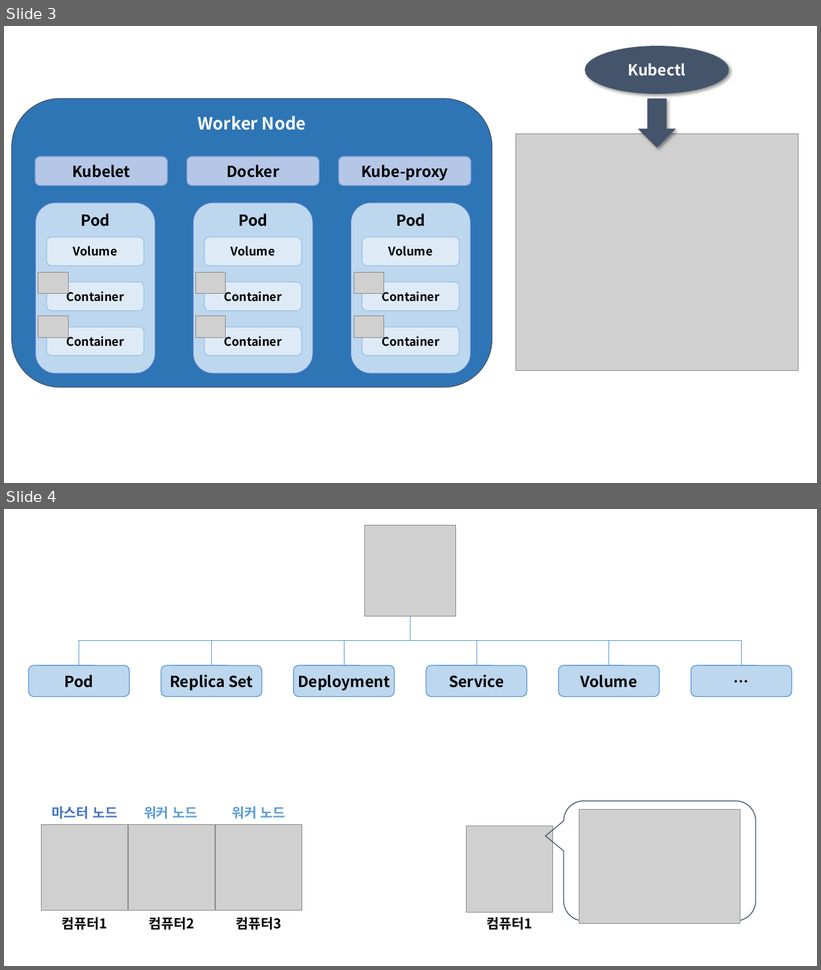
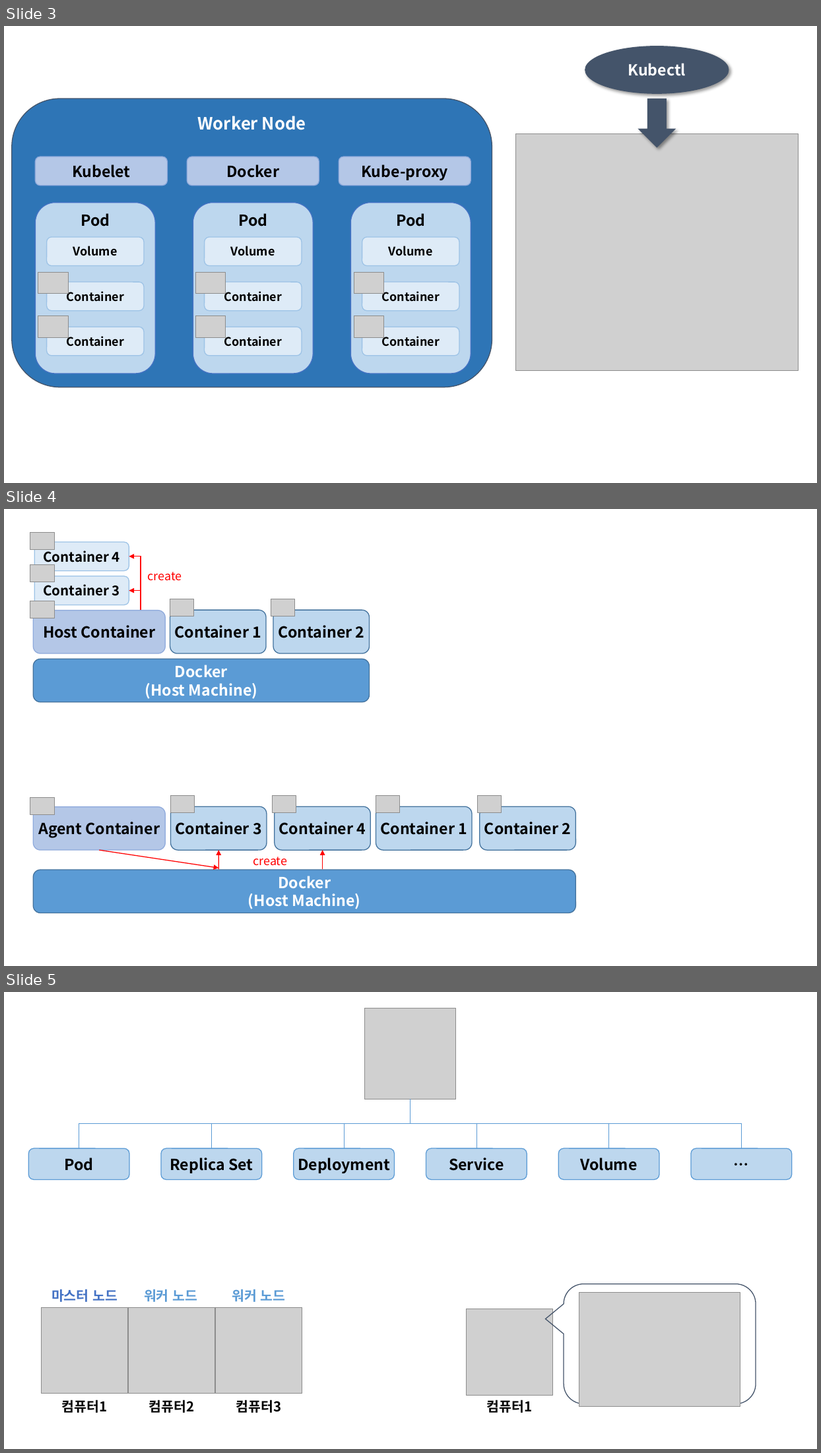
Before and after one commit to siwon-park/Infra-Study, a slide deck: markdown_image.pptx. Shown one above the other, each under a label of ours: slides 3 and 4 before the commit, slides 3, 4 and 5 after it. The pictures are 821x970 and 821x1453 pixels, drawn with LibreOffice and Linux fonts; fonts in the diff are those of the drawing; grey boxes stand for pictures. Boxes give left, top, right and bottom in pixels: in the first picture for what was removed or moved away, otherwise in the second. Text is boxed around its words. In the diff, an @@ line names an element or a change of style, - is before the commit and + after.

```diff
--- a/markdown_image.pptx
+++ b/markdown_image.pptx
@@ slide 4 added at [4,509,817,966], background #FFFFFF @@
@@ picture added at [30,532,54,549] @@
@@ rounded rectangle added at [34,542,129,570], fill #DEEBF7, outline #9DC3E6 1 pt, 16 pt, text #000000, bold @@
+Container 4
@@ picture added at [30,565,54,582] @@
@@ elbow arrow added from (141, 610) to (129, 557), #FF0000 1 pt @@
@@ rounded rectangle added at [34,576,129,605], fill #DEEBF7, outline #9DC3E6 1 pt, 16 pt, text #000000, bold @@
+Container 3
@@ text added at [148,572,182,581], 14 pt, text #FF0000 @@
+create
@@ picture added at [30,601,54,618] @@
@@ elbow arrow added from (141, 610) to (129, 591), #FF0000 1 pt @@
@@ picture added at [170,599,193,616] @@
@@ picture added at [271,599,295,616] @@
@@ rounded rectangle added at [33,610,166,654], fill #B4C7E7, outline #8FAADC 1 pt, 18 pt, text #000000, bold @@
+Host Container
@@ rounded rectangle added at [170,610,265,654], fill #BDD7EE, outline #43739E 1 pt, 18 pt, text #000000, bold @@
+Container 1
@@ rounded rectangle added at [274,610,370,654], fill #BDD7EE, outline #43739E 1 pt, 18 pt, text #000000, bold @@
+Container 2
@@ rounded rectangle added at [33,659,370,702], fill #5B9BD5, outline #43739E 1 pt, 18 pt, text #FFFFFF, bold @@
+Docker
+(Host Machine)
@@ picture added at [30,797,54,815] @@
@@ picture added at [170,795,194,813] @@
@@ picture added at [273,795,296,813] @@
@@ picture added at [376,795,400,813] @@
@@ picture added at [477,795,501,813] @@
@@ rounded rectangle added at [33,807,166,851], fill #B4C7E7, outline #8FAADC 1 pt, 18 pt, text #000000, bold @@
+Agent Container
@@ rounded rectangle added at [170,807,266,850], fill #BDD7EE, outline #43739E 1 pt, 18 pt, text #000000, bold @@
+Container 3
@@ rounded rectangle added at [275,807,370,850], fill #BDD7EE, outline #43739E 1 pt, 18 pt, text #000000, bold @@
+Container 4
@@ rounded rectangle added at [376,807,472,850], fill #BDD7EE, outline #43739E 1 pt, 18 pt, text #000000, bold @@
+Container 1
@@ rounded rectangle added at [480,807,576,850], fill #BDD7EE, outline #43739E 1 pt, 18 pt, text #000000, bold @@
+Container 2
@@ arrow added from (99, 851) to (218, 868), #FF0000 1 pt @@
@@ arrow added from (218, 869) to (218, 851), #FF0000 1 pt @@
@@ text added at [253,857,287,866], 14 pt, text #FF0000 @@
+create
@@ arrow added from (322, 869) to (322, 851), #FF0000 1 pt @@
@@ rounded rectangle added at [33,870,576,914], fill #5B9BD5, outline #43739E 1 pt, 18 pt, text #FFFFFF, bold @@
+Docker
+(Host Machine)
@@ what was slide 4 is now slide 5 @@
```
Also in this commit, not shown: 1 other file.
